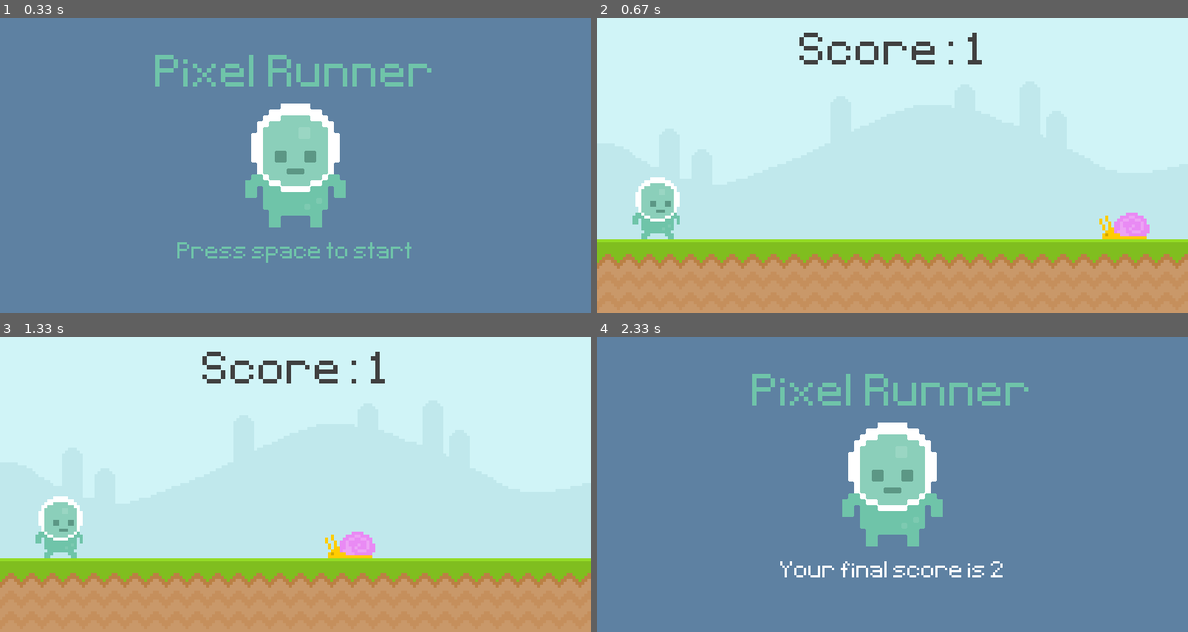
Above: before the commit, frames 1-4 (two rows, left to right).
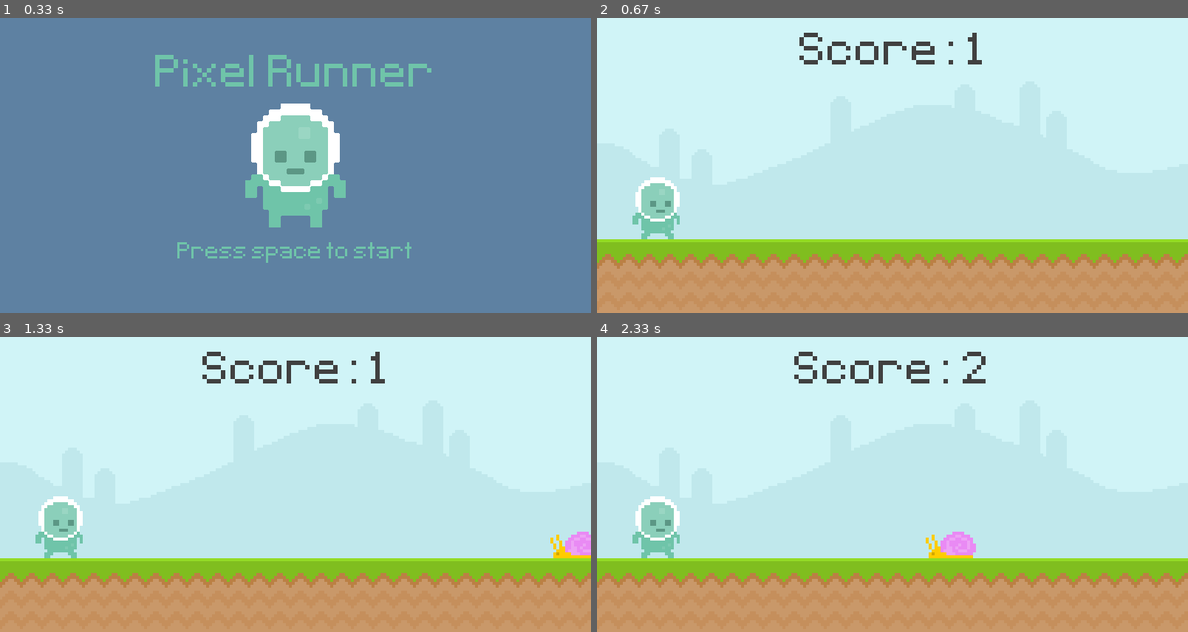
Above: after the commit, the same moments.

Repository: progchris00/Python-Projects
Game: pygame game, started from Pygames/Runner/main.py
The game is run twice, just before and just after one commit, with the same random seed, the same clock (stepped at 60 frames per second) and the same inputs.
Inputs (mouse positions are in pixels of both pictures, inside the frame that each line leads up to):
- Up to frame 1 (0.33 s): no input
- Up to frame 2 (0.67 s): tap Space at 0.33 s
- Up to frame 3 (1.33 s): click (295, 502) at 0.72 s
- Up to frame 4 (2.33 s): click (1111, 587) at 1.55 s

Frame 1 is identical in both runs. In frame 2, 0.6% of the frame differs, in the area x 85-94%, y 66-75%; in frame 3, 1.0%; in frame 4, 100%, in the area x 0-100%, y 0-100%.

Commit message:
Changed game logic

Diff:
--- a/Pygames/Runner/main.py
+++ b/Pygames/Runner/main.py
@@ -1,5 +1,6 @@
 import pygame
 from sys import exit
+from random import randint
 
 def display_score():
     current_time = round(pygame.time.get_ticks() / 1000) - start_time
@@ -8,6 +9,16 @@
     screen.blit(score_surf, score_rect)
     return current_time
 
+def obstacle_movement(obstacle_list):
+    if obstacle_list:
+        for obstacle_rect in obstacle_list:
+            obstacle_rect.x -= 5
+
+            screen.blit(snail_surf, obstacle_rect)
+
+        return obstacle_list
+
+    else: return []
 
 pygame.init()
 screen = pygame.display.set_mode((800, 400), pygame.RESIZABLE)
@@ -21,10 +32,11 @@
 sky_surface = pygame.image.load('graphics/Sky.png').convert()
 ground_surface = pygame.image.load('graphics/ground.png').convert()
 
-
+# Obstacles
 snail_surf = pygame.image.load('graphics/snail/snail1.png').convert_alpha()
 snail_rect = snail_surf.get_rect(midbottom = (600, 300))
 
+obstacle_rect_list = []
 
 player_surf = pygame.image.load('graphics/Player/player_walk_1.png').convert_alpha()
 player_rect = player_surf.get_rect(midbottom = (80, 300))
@@ -44,6 +56,10 @@
 
 final_score = 0
 
+# Timer
+obstacle_timer = pygame.USEREVENT + 1
+pygame.time.set_timer(obstacle_timer, 900)
+
 while True:
     for event in pygame.event.get():
         if event.type == pygame.QUIT:
@@ -60,19 +76,21 @@
                 snail_rect.left = 800
                 start_time = round(pygame.time.get_ticks() / 1000)
 
+        if event.type == obstacle_timer and game_active:
+            obstacle_rect_list.append(snail_surf.get_rect(midbottom = (randint(900, 1100), 300)))
+
     if game_active:
         screen.blits([(sky_surface, (0, 0)), (ground_surface, (0, 300))])
         final_score = display_score()
-
-        snail_rect.left -= 6
-        if snail_rect.left < -100: snail_rect.left = 800
-        screen.blit(snail_surf, snail_rect)
 
         # Player
         player_gravity += 1
         player_rect.y += player_gravity
         if player_rect.bottom >= 300: player_rect.bottom = 300
         screen.blit(player_surf, player_rect)
+
+        # Obstacle Movement
+        obstacle_rect_list = obstacle_movement(obstacle_rect_list)
 
         # Collision
         if snail_rect.colliderect(player_rect):
@@ -83,14 +101,12 @@
         screen.blit(player_stand2x, player_stand_rect)
         screen.blit(top_message, top_message_rect)
 
-        score_message = end_font.render(f"Your final score is {final_score}", False, "White")
+        score_message = end_font.render(f"Your final score: {final_score}", False, (111, 196, 169))
         score_message_rect = score_message.get_rect(center = (400, 320))
 
-        if final_score == 0:
-            screen.blit(bottom_message, bottom_message_rect)
+        if final_score == 0: screen.blit(bottom_message, bottom_message_rect)
 
-        else:
-            screen.blit(score_message, score_message_rect)
+        else: screen.blit(score_message, score_message_rect)
 
 
 
